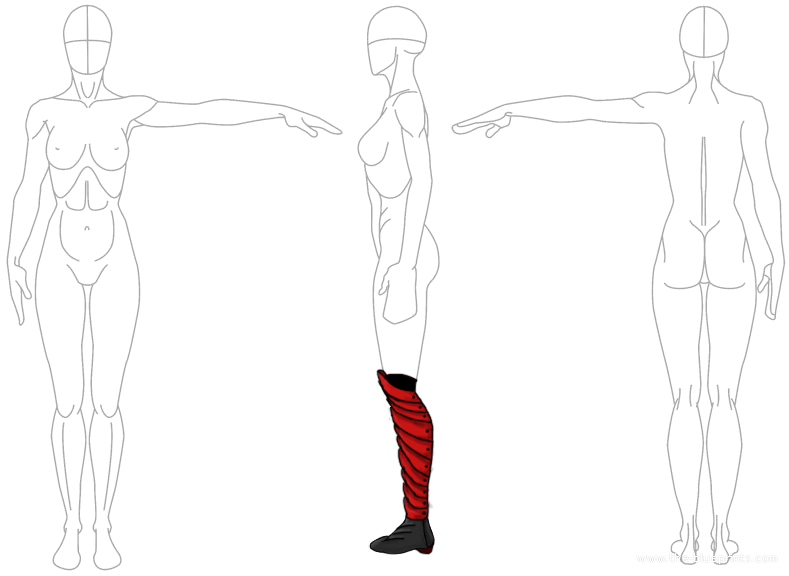
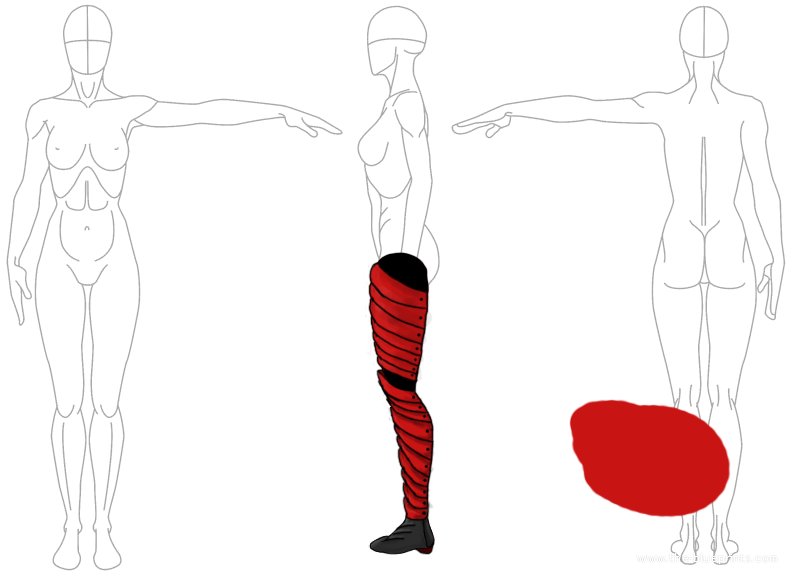
Layers edited between the first and the second 789x576 image:
added layer "Front Thigh" above "Front Lower Leg" over bbox(363, 252, 432, 387)
added layer "Layer 5" above "Background copy" over bbox(569, 399, 731, 518)
painted on "Background copy" over bbox(608, 409, 713, 485)
painted on "Layer 2" over bbox(601, 402, 684, 480)
